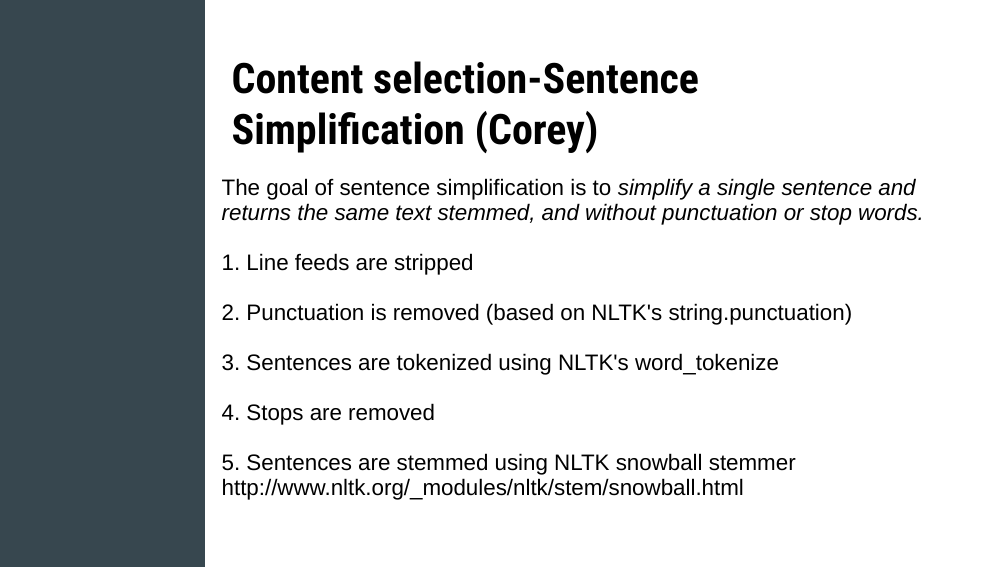
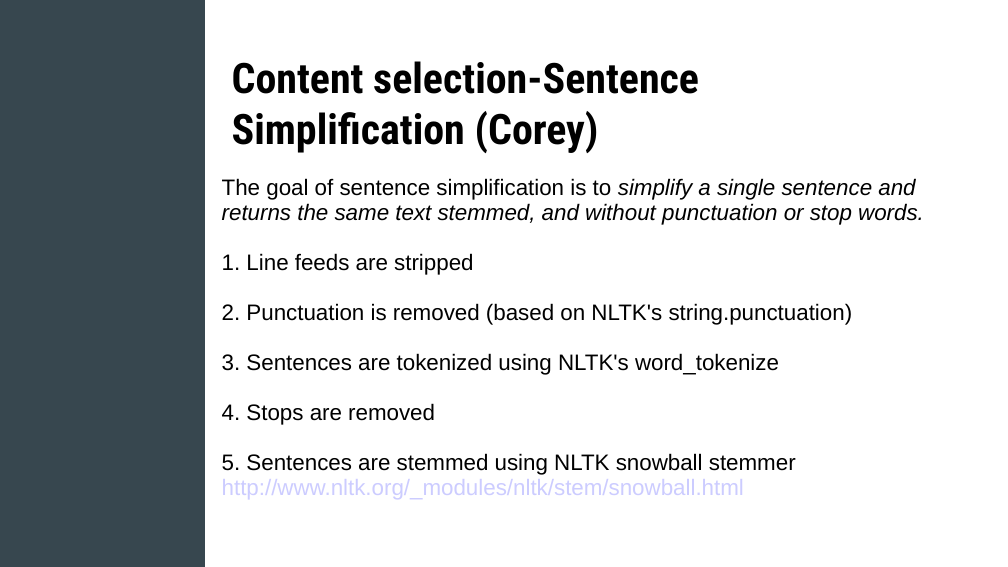
Before and after one commit to austin226/ling573, a slide deck: slide 6 of doc/D2_presentation.ppt. Drawn at 1008x567 pixels with LibreOffice and Linux fonts; fonts in the diff are those of the drawing. Boxes give left, top, right and bottom in pixels: in the first picture for what was removed or moved away, otherwise in the second. Text is boxed around its words. In the diff, an @@ line names an element or a change of style, - is before the commit and + after.

```diff
--- a/doc/D2_presentation.ppt
+++ b/doc/D2_presentation.ppt
@@ text at <box>222,479,744,499</box>: text colour #000000 to #CCCCFF in "http://www.nltk.org/_modules/nltk/stem/snowball.html" @@
```
Also in this commit, not shown: 1 slide removed.
